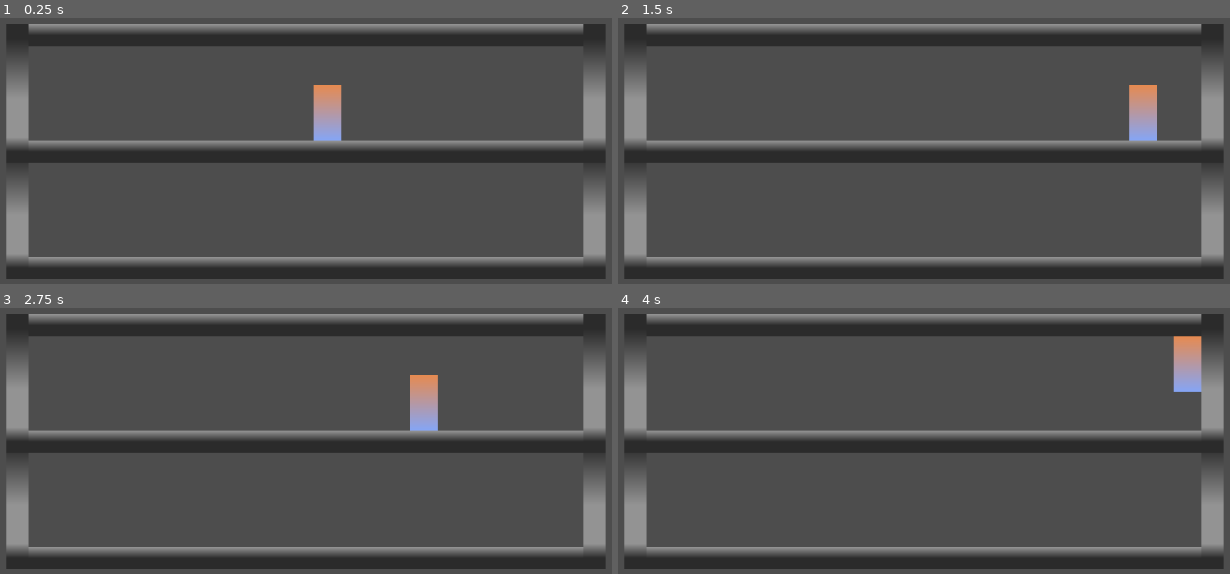
Above: before the commit, frames 1-4 (two rows, left to right).
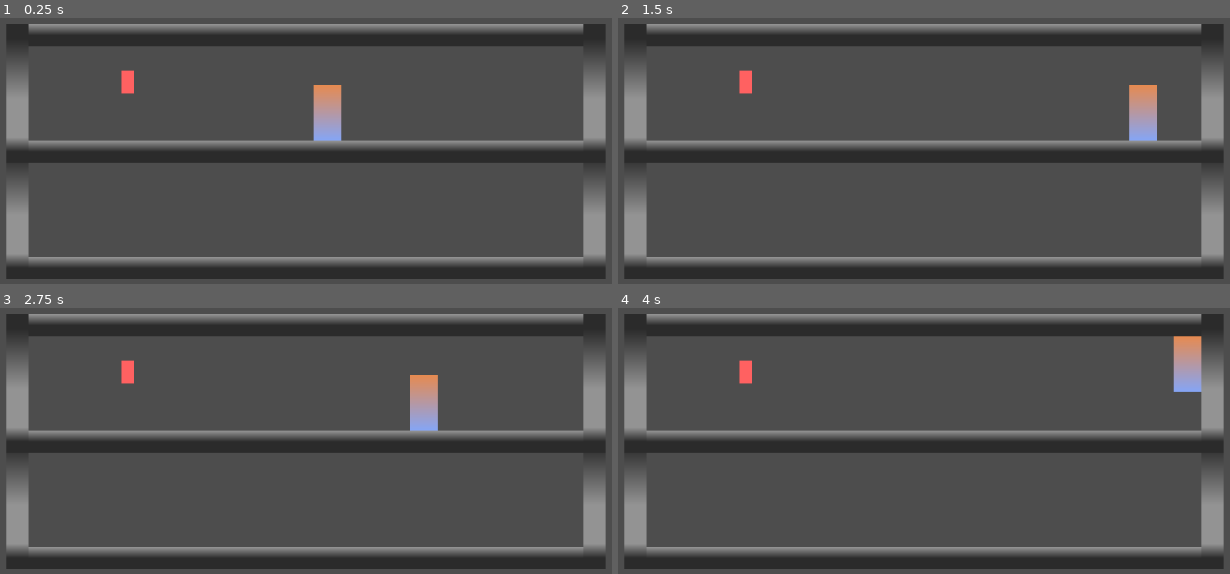
Above: after the commit, the same moments.

Repository: Lambosaurus/wildjam-mutation
Game: Godot game, scene res://main/main.tscn
The game is run twice, just before and just after one commit, with the same random seed, the same clock (stepped at 60 frames per second) and the same inputs.
Inputs (mouse positions are in pixels of both pictures, inside the frame that each line leads up to):
- Up to frame 1 (0.25 s): no input
- Up to frame 2 (1.5 s): tap Enter (ui_accept) at 0.5, 0.77 s; move the mouse to (1095, 36) at 0.52 s; hold Right (ui_right) from 0.53 s (still down); click (1095, 36) at 0.67 s; move the mouse to (758, 81) at 1.27 s; click (758, 81) at 1.42 s
- Up to frame 3 (2.75 s): tap Enter (ui_accept) at 1.52 s; move the mouse to (outside the picture) at 2.02 s; release Right (ui_right) at 2.03 s; hold Left (ui_left) from 2.03 s (still down); click (outside the picture) at 2.17 s
- Up to frame 4 (4 s): move the mouse to (881, 438) at 2.77 s; release Left (ui_left) at 2.78 s; hold Right (ui_right) from 2.78 s (still down); click (881, 438) at 2.92 s; tap Enter (ui_accept) at 3.02, 3.77 s; move the mouse to (1162, 417) at 3.52 s; click (1162, 417) at 3.67 s

The runs differ from the first frame. In frame 1, 0.2% of the frame differs, in the area x 19-22%, y 19-29%; in frame 2, 0.2%; in frame 3, 0.2%; in frame 4, 0.2%.

Commit message:
Make basic enemy spawner

Diff:
--- a/entities/entity_spawner.gd
+++ b/entities/entity_spawner.gd
@@ -1,17 +1,17 @@
-extends Node
+extends StaticBody2D
+
+signal spawn_on_position(position, type)
+var enemy_scene = preload('res://creatures/human/human.tscn')
+@onready var main_node = get_parent().get_parent()
 
 
-# Called when the node enters the scene tree for the first time.
-func _ready() -> void:
-	input_event.connect(_on_input_event)
-	pass # Replace with function body.
-
-
-# Called every frame. 'delta' is the elapsed time since the previous frame.
-func _process(delta: float) -> void:
-	pass
-
-func _on_input_event(event: InputEvent) -> void:
+func _input_event(viewport: Viewport, event: InputEvent, shape_id: int) -> void:
 	if event is InputEventMouseButton:
 		if event.button_index == MOUSE_BUTTON_LEFT and event.pressed:
-			print('clicked')
+			print('spawning human at ', global_position)
+			var enemy = enemy_scene.instantiate()
+			main_node.add_child(enemy)
+			enemy.global_position = get_global_mouse_position()
+			spawn_on_position.emit(global_position, "human")
+		if event.button_index == MOUSE_BUTTON_RIGHT and event.pressed:
+			print('spawning friendly at ', global_position)
--- a/entities/entity_spawner.tscn
+++ b/entities/entity_spawner.tscn
@@ -5,10 +5,11 @@
 [sub_resource type="RectangleShape2D" id="RectangleShape2D_7lg3t"]
 size = Vector2(18, 33)
 
-[node name="EntitySpawner" type="Node" unique_id=236382485]
-script = ExtResource("1_7lg3t")
+[node name="EntitySpawner" type="Node2D" unique_id=658344345]
 
 [node name="StaticBody2D" type="StaticBody2D" parent="." unique_id=807156330]
+input_pickable = true
+script = ExtResource("1_7lg3t")
 
 [node name="CollisionShape2D" type="CollisionShape2D" parent="StaticBody2D" unique_id=563952741]
 position = Vector2(9, 16.5)
@@ -17,4 +18,5 @@
 [node name="ColorRect" type="ColorRect" parent="StaticBody2D" unique_id=482775491]
 offset_right = 18.0
 offset_bottom = 33.0
+mouse_filter = 2
 color = Color(1, 0.38, 0.38, 1)
--- a/main/main.tscn
+++ b/main/main.tscn
@@ -2,6 +2,7 @@
 
 [ext_resource type="PackedScene" uid="uid://crka7hrc1jgg0" path="res://building/building.tscn" id="1_53q0u"]
 [ext_resource type="PackedScene" uid="uid://bcckgfd8qlmhm" path="res://creatures/human/human.tscn" id="2_pjrb6"]
+[ext_resource type="PackedScene" uid="uid://byescby3rnuk1" path="res://entities/entity_spawner.tscn" id="3_xwkvk"]
 
 [node name="Main" type="Node2D" unique_id=634852315]
 
@@ -10,3 +11,6 @@
 
 [node name="Human" parent="." unique_id=582856251 instance=ExtResource("2_pjrb6")]
 position = Vector2(612, 392)
+
+[node name="EntitySpawner" parent="." unique_id=658344345 instance=ExtResource("3_xwkvk")]
+position = Vector2(315, 340)
Not shown, added: creatures/human/human.gd.uid
